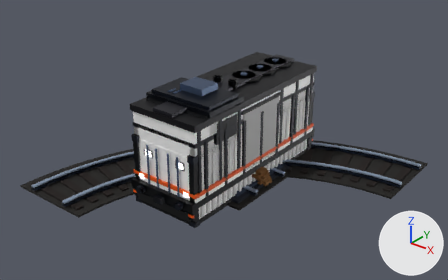
An edit to the glTF model public/models/terrain/tactical.glb, drawn before and after from the same camera.
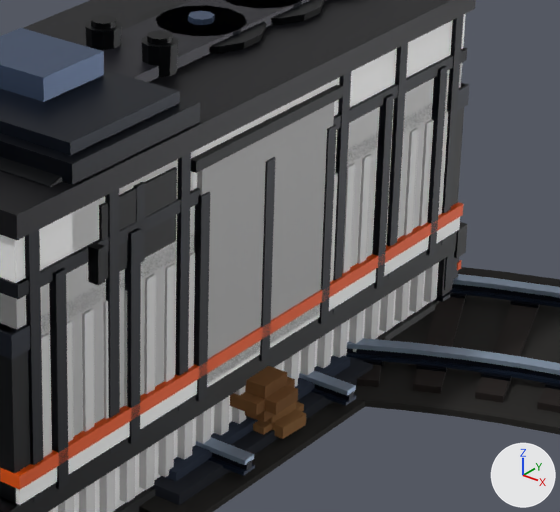
Each version is shown whole from a 50 mm lens placed at (6.87, -8.78, 6.16), pointed at (0.02, -0.22, 0.85), then close up on the part from 42% to 76% of the width and 25% to 73% of the height. The axes (+X, +Y, +Z) are drawn at lower right. The lights are the same throughout. The first two pictures are the older version. Vertices at exactly the same position are counted once.

The older version as bpy lines, for what is in view:
```python
me_locomotive = bpy.data.meshes.new('LOCOMOTIVE')
me_locomotive.from_pydata(...)  # 2268 vertices, 3852 faces; spans x -0.8..0.8, y -2.11..2.11, z -0.12..2.24
# faces by material slot: [3428, 132, 24, 72, 196]
me_locomotive.materials.append(mat_tactical_steel)
me_locomotive.materials.append(mat_tactical_painted)
me_locomotive.materials.append(mat_tactical_matte)
me_locomotive.materials.append(mat_tactical_glow)
me_locomotive.materials.append(mat_tactical_accent)
me_rail_car_open = bpy.data.meshes.new('RAIL_CAR_OPEN')
me_rail_car_open.from_pydata(...)  # 664 vertices, 1116 faces; spans x -0.76..0.76, y -2.08..2.08, z -0.12..1.61
# faces by material slot: [1056, 48, 12]
me_rail_car_open.materials.append(mat_tactical_steel)
me_rail_car_open.materials.append(mat_tactical_painted)
me_rail_car_open.materials.append(mat_tactical_matte)
me_sandbags_straight = bpy.data.meshes.new('SANDBAGS_STRAIGHT')
me_sandbags_straight.from_pydata(...)  # 352 vertices, 660 faces; spans x -0.93..0.93, y -0.22..0.23, z 0.0..0.57
me_sandbags_straight.materials.append(mat_tactical_matte)
ob_locomotive = bpy.data.objects.new('LOCOMOTIVE', me_locomotive)
ob_locomotive.location = (0.0, 0.0, 0.0)
ob_rail_car_open = bpy.data.objects.new('RAIL_CAR_OPEN', me_rail_car_open)
ob_rail_car_open.location = (0.0, 0.0, 0.0)
ob_sandbags_straight = bpy.data.objects.new('SANDBAGS_STRAIGHT', me_sandbags_straight)
ob_sandbags_straight.location = (0.0, 0.0, 0.0)
# also in view: 'RAIL_CURVE_3X3' at (0.06, -0.06, 0.09); 'TRANSFORMER' at (0.0, 0.0, 0.86); 'RAIL_JUNCTION' at (0.0, 0.0, 0.09); 'RAIL_STRAIGHT' at (0.0, 0.0, 0.09); 'CONTAINER' at (0.0, 0.0, 0.69)
```
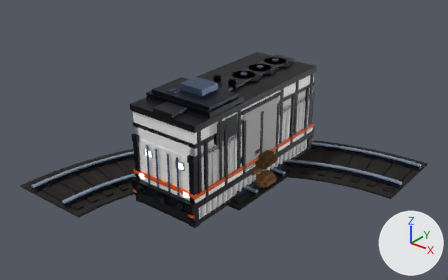
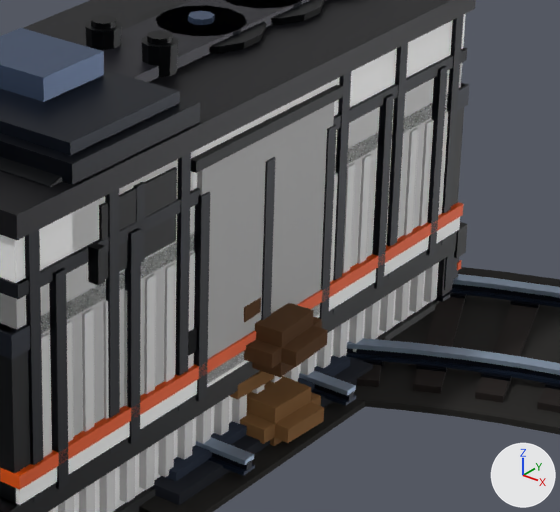
Boxes (x1, y1, x2, y2) around the edits, measured in the close-ups (560 x 512 px; the box of a moved part takes in the faces that stretch with it):
'SANDBAGS_STRAIGHT', reshaped
    before: (230, 366, 306, 439)
    after: (230, 297, 328, 446)
'CAR_VAN', added (mostly hidden)
    after: (188, 327, 197, 356)
part 1 of me_sandbags_straight, moved or reshaped (not visible before)
    after: (230, 371, 274, 399)
part 2 of me_sandbags_straight, moved or reshaped
    before: (230, 366, 298, 422)
    after: (244, 297, 261, 322)
part 3 of me_sandbags_straight, rebuilt
    before: (253, 401, 306, 439)
    after: (240, 376, 324, 446)
part 4 of me_sandbags_straight, added (brown)
    after: (244, 303, 328, 377)

The edits, one by one:
me_sandbags_straight is used by ob_sandbags_straight; location (0.0, 0.0, 0.0).
me_sandbags_straight had 352 vertices, 660 faces and spanned x -0.93..0.93, y -0.22..0.23, z 0.0..0.57.
me_sandbags_straight now has 448 vertices, 840 faces and spans x -1.0..1.0, y -0.3..0.31, z 0.0..0.92.
me_sandbags_straight part 1: the loose piece of 32 vertices spanning x 0.22..0.7, y -0.12..0.22, z 0.36..0.57 is multiplied about its middle by the matrix ((1.043, 0.074, 0.0), (-0.052, 1.473, 0.0), (0.0, 0.0, 1.238)), then moved by (0.03, -0.1, -0.12).
me_sandbags_straight part 2: the loose piece of 32 vertices spanning x 0.45..0.93, y -0.21..0.13, z 0.18..0.39 is multiplied about its middle by the matrix ((1.043, -0.074, 0.0), (0.052, 1.473, 0.0), (0.0, 0.0, 1.238)), then moved by (-0.2, -0.01, 0.51).
me_sandbags_straight part 3: the loose piece of 32 vertices spanning x 0.45..0.93, y -0.13..0.23, z 0.0..0.21 is rebuilt with 32 vertices and now spans x 0.47..1.0, y -0.19..0.31, z 0.0..0.26.
me_sandbags_straight part 4: a new loose piece of 32 vertices spanning x 0.47..1.0, y -0.19..0.31, z 0.44..0.7, in mat_tactical_matte.
Other edits to the shape of me_sandbags_straight do not show in these pictures.
Mesh me_car_van is new.
It has 470 vertices, 804 faces and spans x -0.74..0.74, y -1.37..1.36, z 0.0..1.23.
Faces by material slot: [312, 84, 360, 24, 24].
It uses material mat_tactical_steel.
It uses material mat_tactical_painted.
It uses material mat_tactical_matte.
It uses material mat_tactical_glow.
It uses material mat_tactical_accent.
Object 'CAR_VAN' (ob_car_van) is new; it shows me_car_van.
Its location is (0.0, 0.0, 0.0).
